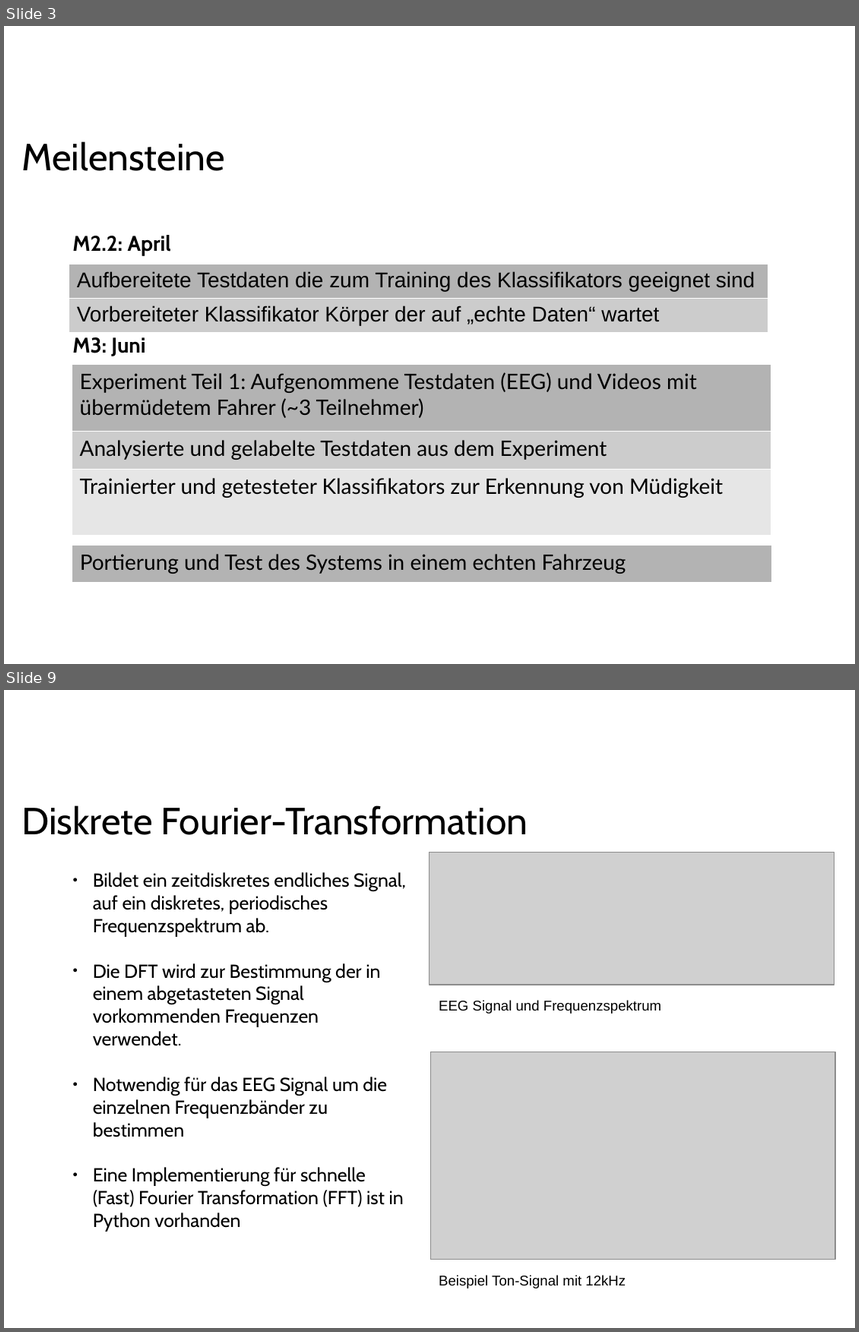
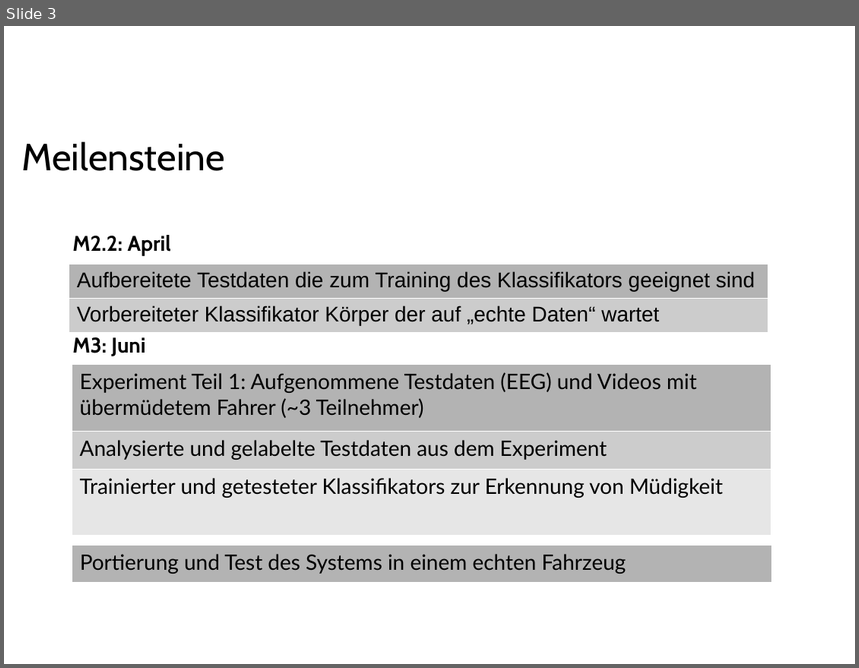
Before and after one commit to ppasler/current-adas, a slide deck: project/Zwischenstand.odp. Shown one above the other, each under a label of ours: slides 3 and 9 before the commit, slide 3 after it; the slides between them are not shown. The pictures are 859x1332 and 859x668 pixels, drawn with LibreOffice and Linux fonts; fonts in the diff are those of the drawing; grey boxes stand for pictures; background and template pictures are left out. Boxes give left, top, right and bottom in pixels: in the first picture for what was removed or moved away, otherwise in the second. Text is boxed around its words. In the diff, an @@ line names an element or a change of style, - is before the commit and + after.

```diff
--- a/project/Zwischenstand.odp
+++ b/project/Zwischenstand.odp
@@ slide 9 removed at (4, 690, 855, 1328), background #FFFFFF @@
@@ text removed at (22, 806, 528, 835) @@
-Diskrete Fourier-Transformation
@@ picture removed at (430, 853, 835, 986) @@
@@ text removed at (93, 872, 406, 1231) @@
-● Bildet ein zeitdiskretes endliches Signal, auf ein diskretes, periodisches Frequenzspektrum ab.
-● Die DFT wird zur Bestimmung der in einem abgetasteten Signal vorkommenden Frequenzen verwendet.
-● Notwendig für das EEG Signal um die einzelnen Frequenzbänder zu bestimmen
-● Eine Implementierung für schnelle
-  (Fast) Fourier Transformation (FFT) ist in Python vorhanden
@@ text removed at (439, 1000, 661, 1014) @@
-EEG Signal und Frequenzspektrum
@@ picture removed at (430, 1052, 835, 1259) @@
@@ text removed at (439, 1275, 626, 1289) @@
-Beispiel Ton-Signal mit 12kHz
```
Also in this commit, not shown: 5 slides changed, 4 slides added, 3 other slides removed, 6 other files.
